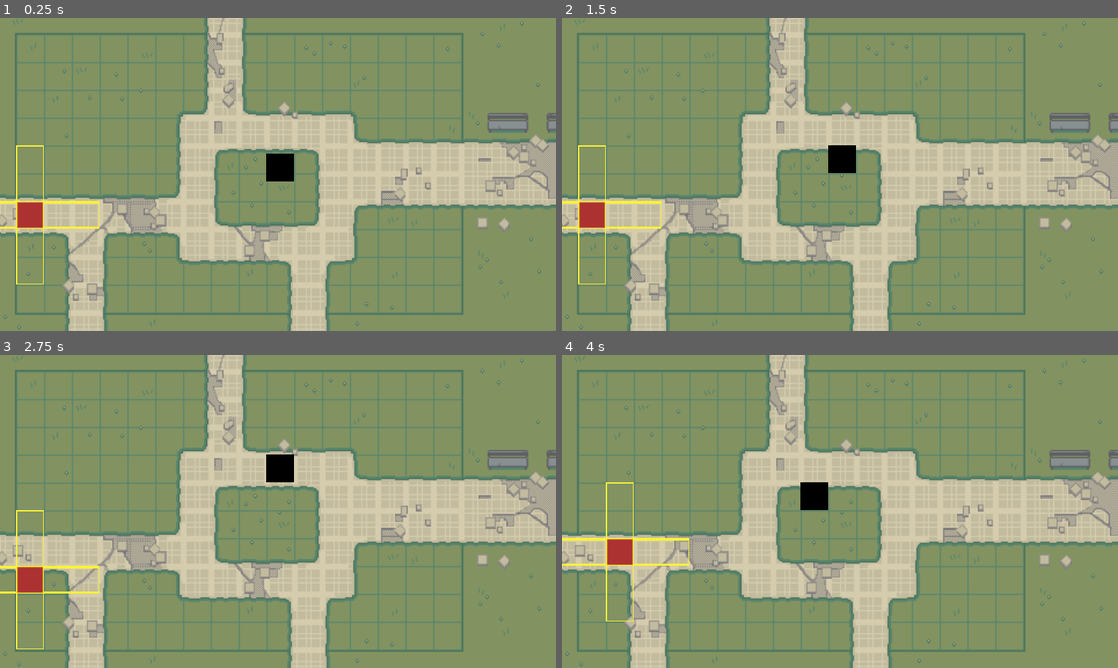
Above: before the commit, frames 1-4 (two rows, left to right).
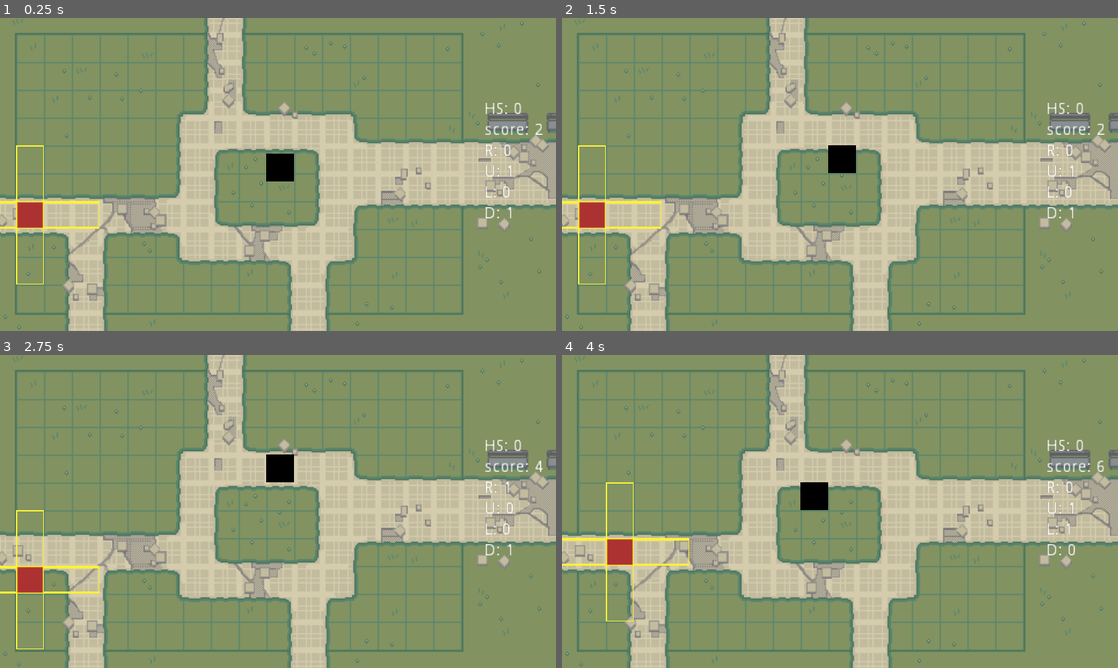
Above: after the commit, the same moments.

Repository: Leirda01/gmtk-2020-leirda-diana
Game: Godot game, scene res://scenes/Main.tscn
Two runs of this game, one before a commit and one after it. Both use one fixed random seed, a clock stepped at 60 frames per second and the inputs below.
Inputs:
- Up to frame 1 (0.25 s): no input
- Up to frame 2 (1.5 s): hold Right (ui_right) 0.53-1.28 s; tap Enter at 1.25 s; hold Down (ui_down) from 1.28 s (still down)
- Up to frame 3 (2.75 s): tap Space at 2 s; release Down (ui_down) at 2.03 s; hold Right (ui_right) from 2.03 s (still down)
- Up to frame 4 (4 s): tap Enter at 2.75 s; release Right (ui_right) at 2.78 s; hold Up (ui_up) 2.78-3.53 s; tap Space at 3.5 s; hold Left (ui_left) from 3.53 s (still down)

The runs differ from the first frame. In frame 1, 0.4% of the frame differs, in the area x 87-98%, y 27-64%; in frame 2, 0.4%; in frame 3, 0.4%; in frame 4, 0.4%.

Commit message:
Add invisible HUD

Diff:
--- /dev/null
+++ b/scenes/HUD.tscn
@@ -0,0 +1,85 @@
+[gd_scene load_steps=2 format=2]
+
+[ext_resource path="res://scripts/HUD.gd" type="Script" id=1]
+
+[node name="HUD" type="Control"]
+script = ExtResource( 1 )
+__meta__ = {
+"_edit_use_anchors_": false
+}
+
+[node name="HBox" type="HBoxContainer" parent="."]
+margin_right = 56.0
+margin_bottom = 104.0
+__meta__ = {
+"_edit_use_anchors_": false
+}
+
+[node name="TextureRect" type="TextureRect" parent="HBox"]
+margin_bottom = 104.0
+
+[node name="VBox" type="VBoxContainer" parent="HBox"]
+margin_left = 4.0
+margin_right = 56.0
+margin_bottom = 104.0
+__meta__ = {
+"_edit_use_anchors_": false
+}
+
+[node name="ScoreContainer" type="VBoxContainer" parent="HBox/VBox"]
+margin_right = 52.0
+margin_bottom = 32.0
+
+[node name="HighScore" type="Label" parent="HBox/VBox/ScoreContainer"]
+margin_right = 52.0
+margin_bottom = 14.0
+text = "hi-score"
+
+[node name="Score" type="Label" parent="HBox/VBox/ScoreContainer"]
+margin_top = 18.0
+margin_right = 52.0
+margin_bottom = 32.0
+text = "score"
+
+[node name="InputContainer" type="VBoxContainer" parent="HBox/VBox"]
+margin_top = 36.0
+margin_right = 52.0
+margin_bottom = 104.0
+__meta__ = {
+"_edit_use_anchors_": false
+}
+
+[node name="right" type="Label" parent="HBox/VBox/InputContainer"]
+margin_right = 52.0
+margin_bottom = 14.0
+text = "right"
+__meta__ = {
+"_edit_use_anchors_": false
+}
+
+[node name="up" type="Label" parent="HBox/VBox/InputContainer"]
+margin_top = 18.0
+margin_right = 52.0
+margin_bottom = 32.0
+text = "up"
+__meta__ = {
+"_edit_use_anchors_": false
+}
+
+[node name="left" type="Label" parent="HBox/VBox/InputContainer"]
+margin_top = 36.0
+margin_right = 52.0
+margin_bottom = 50.0
+text = "left"
+__meta__ = {
+"_edit_use_anchors_": false
+}
+
+[node name="down" type="Label" parent="HBox/VBox/InputContainer"]
+margin_top = 54.0
+margin_right = 52.0
+margin_bottom = 68.0
+text = "down"
+__meta__ = {
+"_edit_use_anchors_": false
+}
--- a/scenes/Main.tscn
+++ b/scenes/Main.tscn
@@ -1,8 +1,9 @@
-[gd_scene load_steps=7 format=2]
+[gd_scene load_steps=8 format=2]
 
 [ext_resource path="res://scenes/World.tscn" type="PackedScene" id=1]
 [ext_resource path="res://scenes/Player.tscn" type="PackedScene" id=2]
 [ext_resource path="res://scripts/Main.gd" type="Script" id=3]
+[ext_resource path="res://scenes/HUD.tscn" type="PackedScene" id=4]
 [ext_resource path="res://scenes/Spawner.tscn" type="PackedScene" id=5]
 [ext_resource path="res://scenes/Cursor.tscn" type="PackedScene" id=6]
 [ext_resource path="res://scripts/Cursor.gd" type="Script" id=7]
@@ -23,5 +24,11 @@
 [node name="Cursor" parent="." instance=ExtResource( 6 )]
 visible = false
 script = ExtResource( 7 )
+
+[node name="HUD" parent="." instance=ExtResource( 4 )]
+margin_left = 414.0
+margin_top = 72.0
+margin_right = 414.0
+margin_bottom = 72.0
 [connection signal="attack" from="." to="." method="_on_Main_attack"]
 [connection signal="next_turn" from="." to="." method="_on_Main_next_turn"]
--- /dev/null
+++ b/scripts/HUD.gd
@@ -0,0 +1,11 @@
+extends Control
+
+func display_input(input: Dictionary):
+	$HBox/VBox/InputContainer/right.text = "R: " + String(input["ui_right"] if input.has("ui_right") else 0)
+	$HBox/VBox/InputContainer/up.text = "U: " + String(input["ui_up"] if input.has("ui_up") else 0)
+	$HBox/VBox/InputContainer/left.text = "L: " + String(input["ui_left"] if input.has("ui_left") else 0)
+	$HBox/VBox/InputContainer/down.text = "D: " + String(input["ui_down"] if input.has("ui_down") else 0)
+
+func display_score(score: int, hiscore: int):
+	$HBox/VBox/ScoreContainer/HighScore.text = "HS: " + str(hiscore)
+	$HBox/VBox/ScoreContainer/Score.text = "score: " + str(score)
--- a/scripts/Main.gd
+++ b/scripts/Main.gd
@@ -70,6 +70,7 @@
 	if (score % 4 == 0):
 		$Spawner.add_enemy($Enemies, Enemy.instance())
 	score += 1
+	$HUD.display_score(score, 0)
 	input_list = get_random_input_list($Enemies.get_child_count() + 1)
 	statusline()
 	enemy_list = $Enemies.get_children()
@@ -84,3 +85,4 @@
 
 func statusline():
 	print("turn: " + String(score) + " input: " + String(input_list))
+	$HUD.display_input(input_list)
